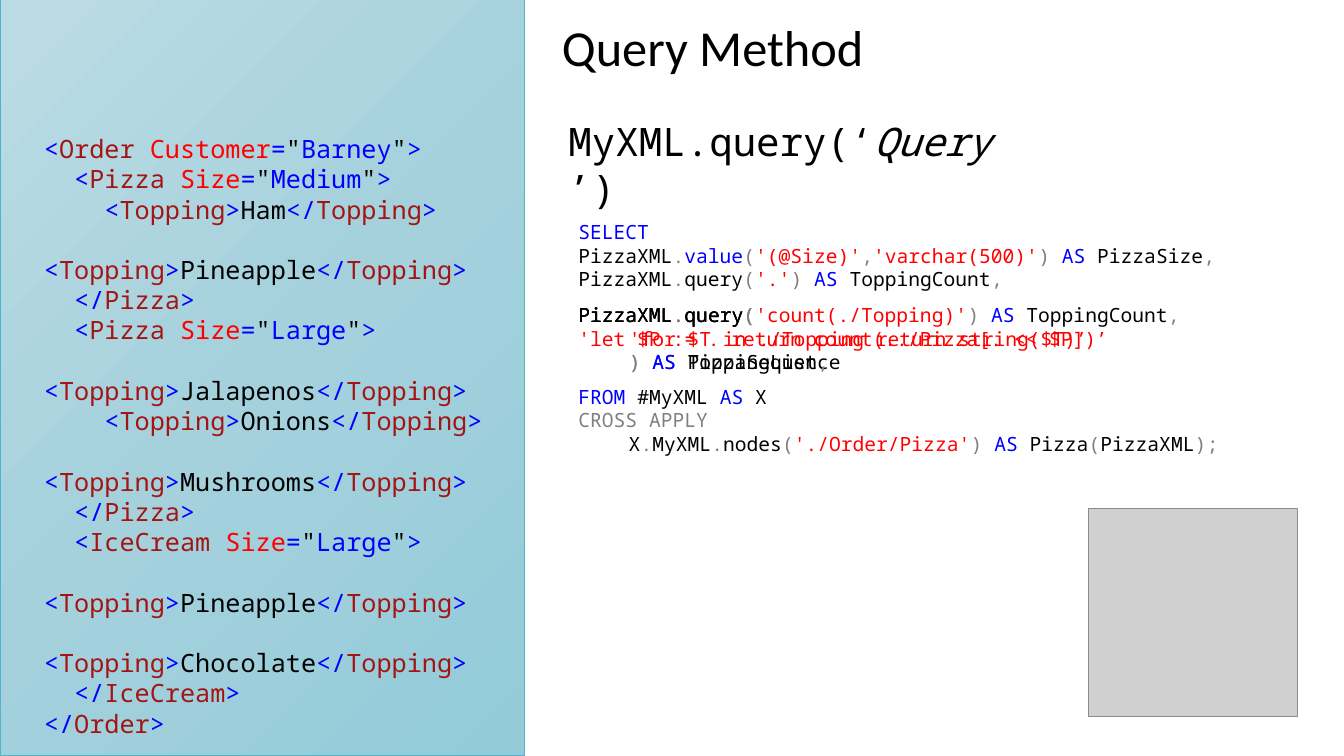
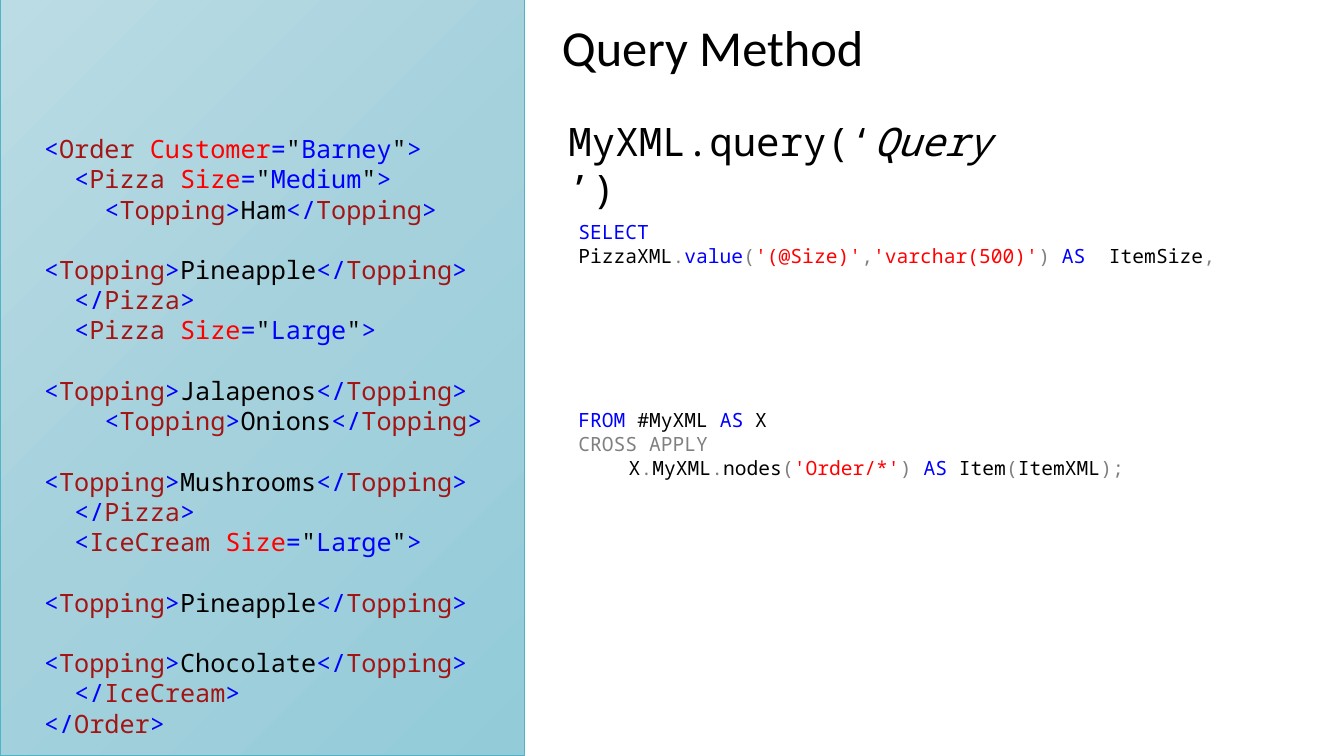
Before and after one commit to BarneyLawrence/XML-Queries-In-SQL-Server, a slide deck: slide 14 of Lightning Talk - An Introduction to Querying XML With T-SQL.pptx. Drawn at 1344x756 pixels with LibreOffice and Linux fonts; fonts in the diff are those of the drawing; grey boxes stand for pictures. Boxes give left, top, right and bottom in pixels: in the first picture for what was removed or moved away, otherwise in the second. Text is boxed around its words. In the diff, an @@ line names an element or a change of style, - is before the commit and + after.

```diff
--- a/Lightning Talk - An Introduction to Querying XML With T-SQL.pptx
+++ b/Lightning Talk - An Introduction to Querying XML With T-SQL.pptx
@@ text at (578, 248, 1215, 266): text changed; text colour #000000 to #FF0000 @@
-PizzaXML.value('(@Size)','varchar(500)') AS PizzaSize,
-PizzaXML.query('.') AS ToppingCount,
+PizzaXML.value('(@Size)','varchar(500)') AS ItemSize,
@@ text removed at (578, 248, 1087, 405) @@
-PizzaXML.query(
-'for $T in ./Topping return string($T)’
-) AS ToppingList,
@@ text removed at (578, 271, 1108, 374) @@
-PizzaXML.query(
-'let $P := . return count(../Pizza[. << $P])’
-) AS PizzaSequence
@@ text removed at (578, 307, 1179, 327) @@
-PizzaXML.query('count(./Topping)') AS ToppingCount,
@@ text at (629, 460, 1124, 480): text changed @@
-X.MyXML.nodes('./Order/Pizza') AS Pizza(PizzaXML);
+X.MyXML.nodes('Order/*') AS Item(ItemXML);
@@ picture removed at (1089, 508, 1298, 717) @@
```
Also in this commit, not shown: 7 other slides changed, 4 slides added, 1 other file.
